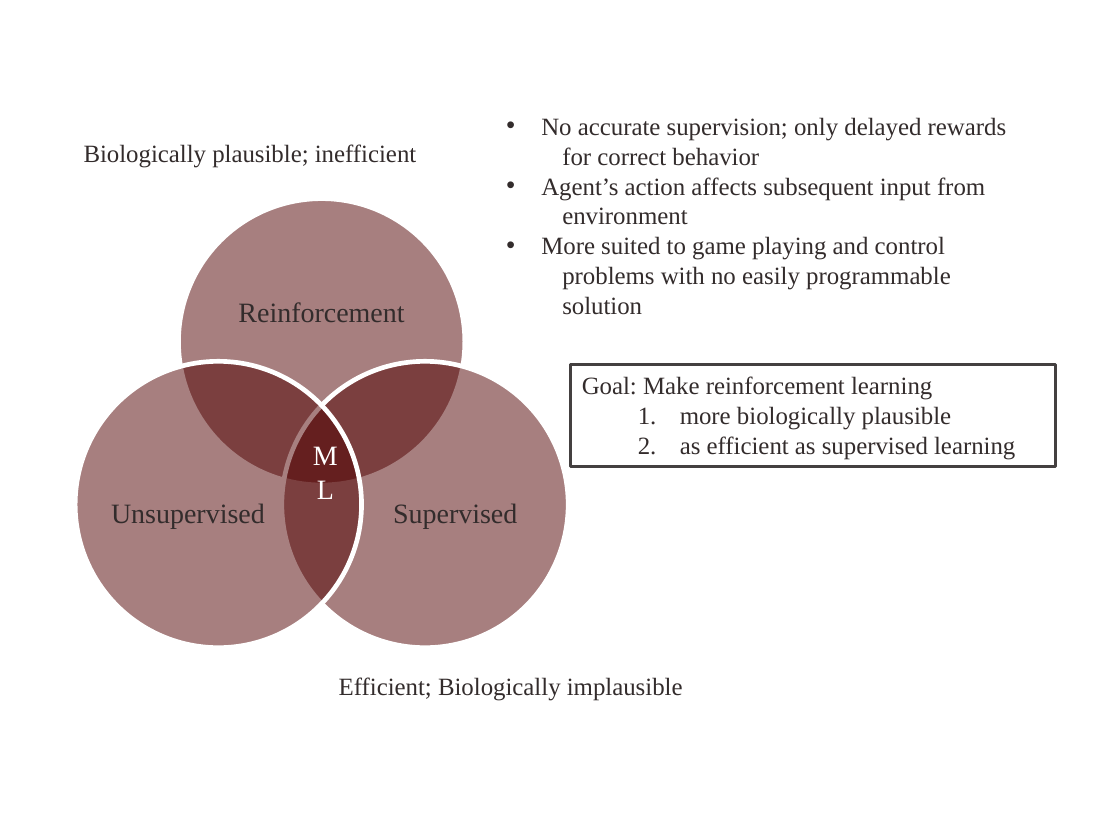
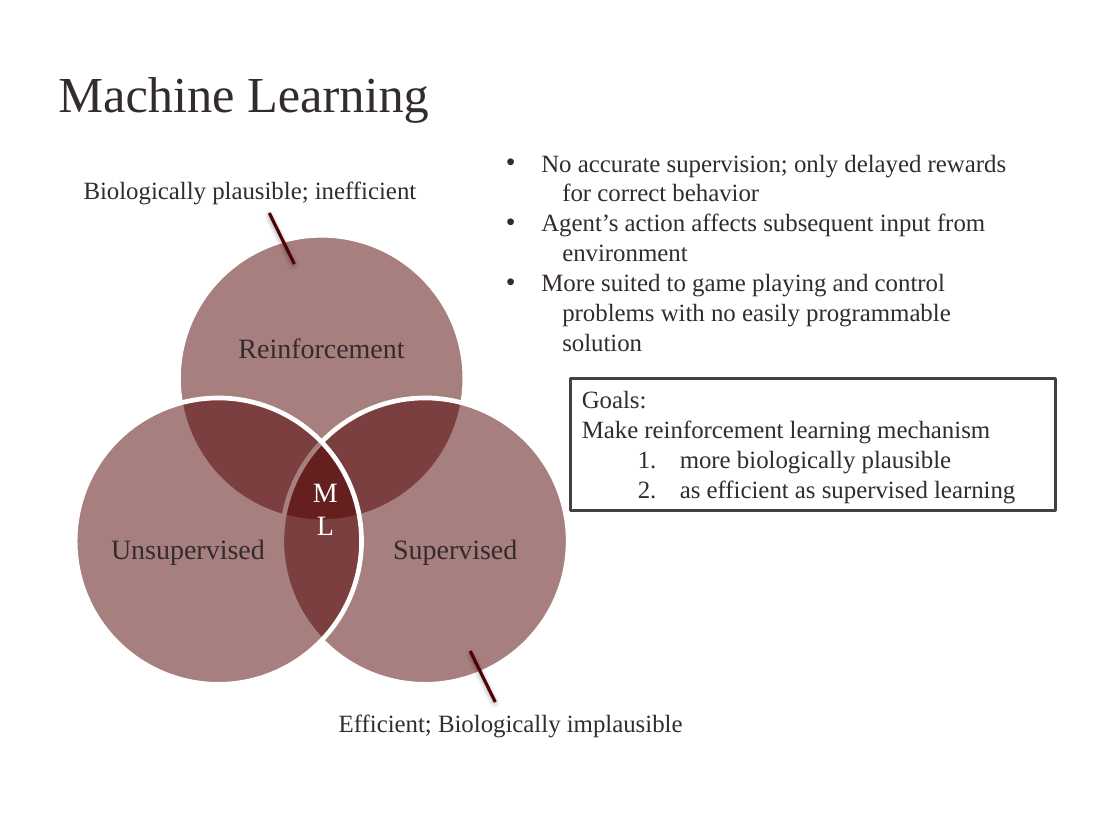
Before and after one commit to kuthulas/reinforce, a slide deck: slide 2 of RL.pptx. Drawn at 1120x840 pixels with LibreOffice and Linux fonts; fonts in the diff are those of the drawing; background and template pictures are left out. Boxes give left, top, right and bottom in pixels: in the first picture for what was removed or moved away, otherwise in the second. Text is boxed around its words. In the diff, an @@ line names an element or a change of style, - is before the commit and + after.

```diff
--- a/RL.pptx
+++ b/RL.pptx
@@ title added at (58, 77, 429, 123), 32.4 pt, text #332C2C @@
+Machine Learning
@@ 7 texts, 3 ellipses: place and size @@
-7 texts, 3 ellipses at (75, 117, 1006, 701)
+7 texts, 3 ellipses at (75, 154, 1006, 738)
@@ line added from (295, 264) to (269, 213), #500000 2 pt @@
@@ rectangle "Goals:": place and size @@
-rectangle "Goals:" at (571, 365, 1056, 467)
+rectangle "Goals:" at (571, 379, 1056, 511)
@@ text in rectangle at (582, 390, 990, 444): text changed @@
-Goal: Make reinforcement learning
+Goals:
+Make reinforcement learning mechanism
@@ line added from (495, 702) to (470, 651), #500000 2 pt @@
```
Also in this commit, not shown: 6 other slides changed, 7 slides added, 1 other file.
